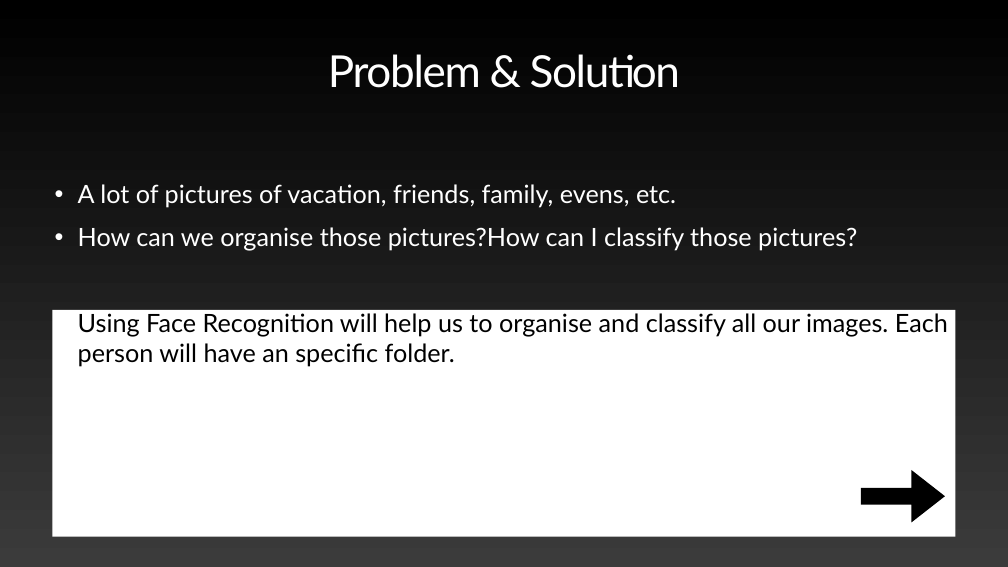
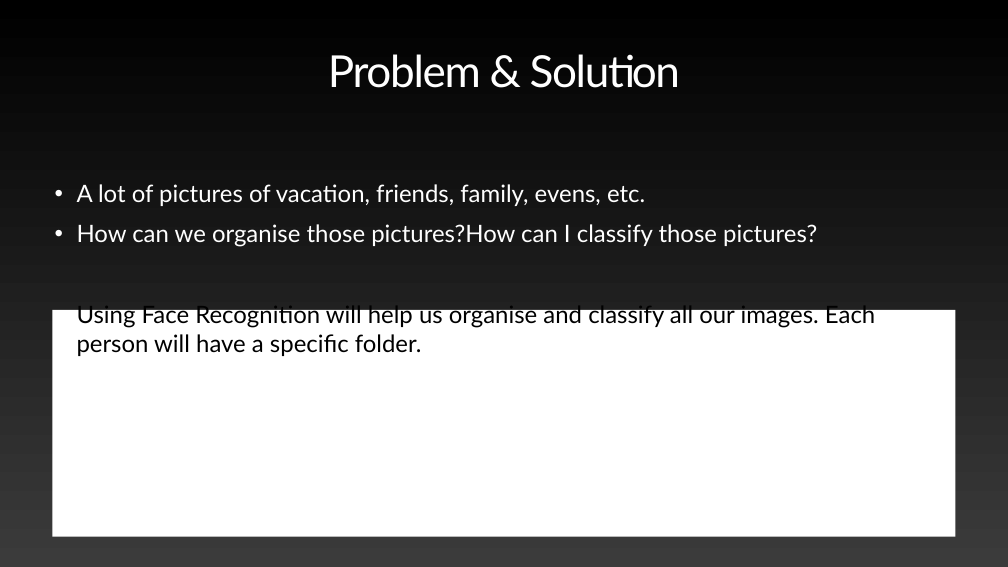
Before and after one commit to ElliotGerard123/FaceRecognition, a slide deck: slide 3 of midterm_presentation.pptx. Drawn at 1008x567 pixels with LibreOffice and Linux fonts; fonts in the diff are those of the drawing. Boxes give left, top, right and bottom in pixels: in the first picture for what was removed or moved away, otherwise in the second. Text is boxed around its words. In the diff, an @@ line names an element or a change of style, - is before the commit and + after.

Commit message:
Add files via upload
Presentation

```diff
--- a/midterm_presentation.pptx
+++ b/midterm_presentation.pptx
@@ text at bbox=[77, 184, 817, 247]: size 48 to 45.6 pt in "A lot of pictures of vacation, friends, ...", "How can we organise those pictures?How can ..."; indent changed; less space between paragraphs @@
@@ text at bbox=[77, 302, 875, 356]: text changed; size 48 to 45.6 pt @@
-• Using Face Recognition will help us to organise and classify all our images. Each person will have an specific folder.
+• Using Face Recognition will help us organise and classify all our images. Each person will have a specific folder.
@@ right arrow removed at bbox=[861, 470, 945, 522] @@
```
Also in this commit, not shown: 4 slides added, 1 slide removed.
